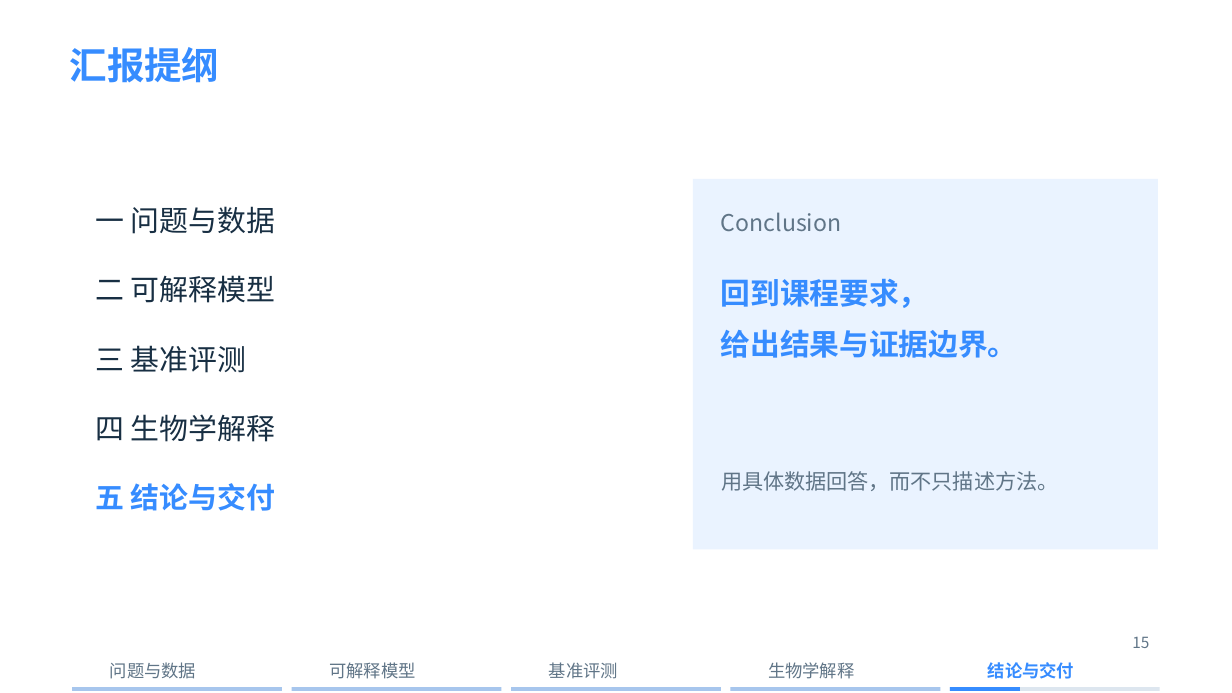
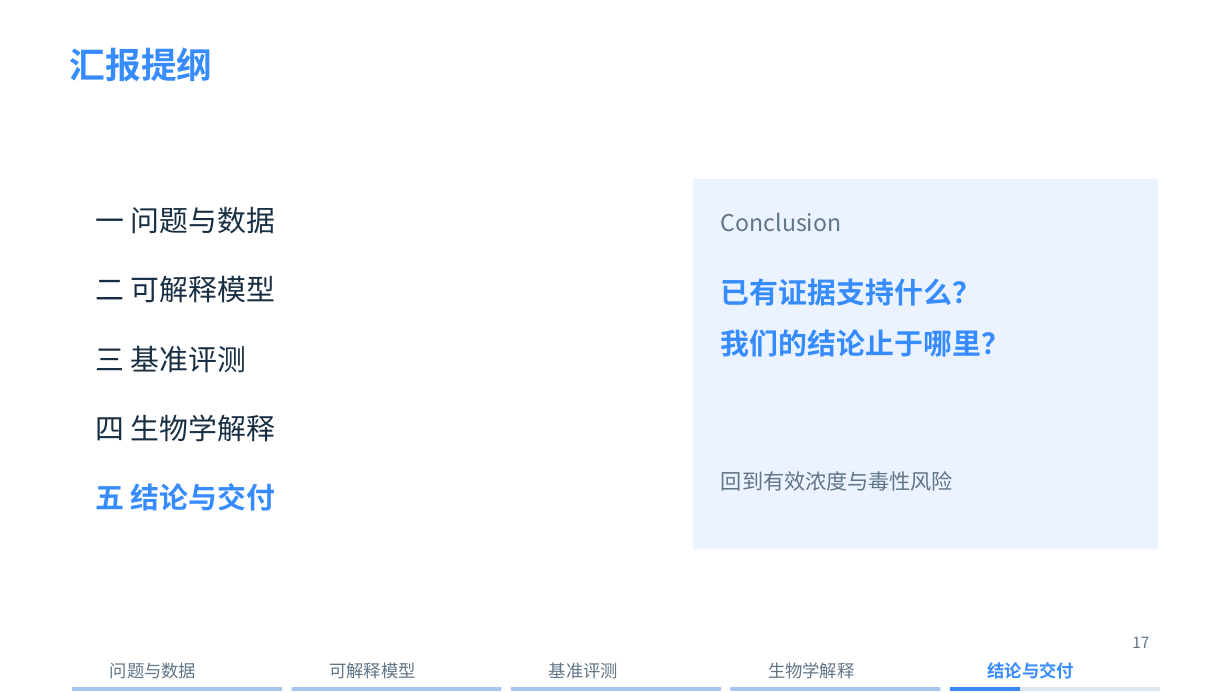
Before and after one commit to xing-zq/cell-state-dose-response, a slide deck: slide 17 of presentation/细胞状态轨迹_十分钟汇报.pptx (slide 15 before the commit). Drawn at 1232x693 pixels with LibreOffice and Linux fonts; fonts in the diff are those of the drawing; background and template pictures are left out. Boxes give left, top, right and bottom in pixels: in the first picture for what was removed or moved away, otherwise in the second. Text is boxed around its words. In the diff, an @@ line names an element or a change of style, - is before the commit and + after.

```diff
--- a/presentation/细胞状态轨迹_十分钟汇报.pptx
+++ b/presentation/细胞状态轨迹_十分钟汇报.pptx
@@ text "汇报提纲" at [70, 47, 213, 81]: size 29.2 to 27.8 pt @@
@@ text at [721, 278, 981, 306]: text changed; size 23.2 to 22.5 pt @@
-回到课程要求，
+已有证据支持什么？
@@ text at [721, 329, 1010, 357]: text changed; size 23.2 to 22.5 pt @@
-给出结果与证据边界。
+我们的结论止于哪里？
@@ text at [721, 471, 953, 491]: text changed @@
-用具体数据回答，而不只描述方法。
+回到有效浓度与毒性风险
@@ text at [1132, 636, 1149, 648]: text changed @@
-15
+17
```
Also in this commit, not shown: 14 other slides changed, 3 slides added, 1 slide removed, 23 other files.
